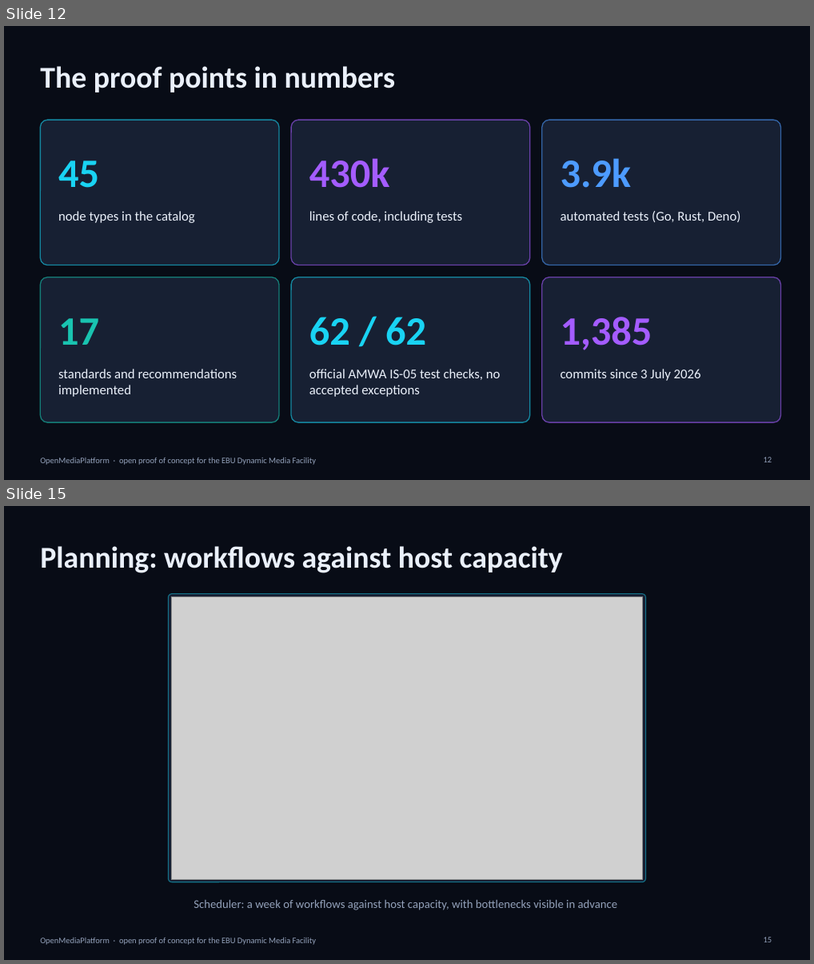
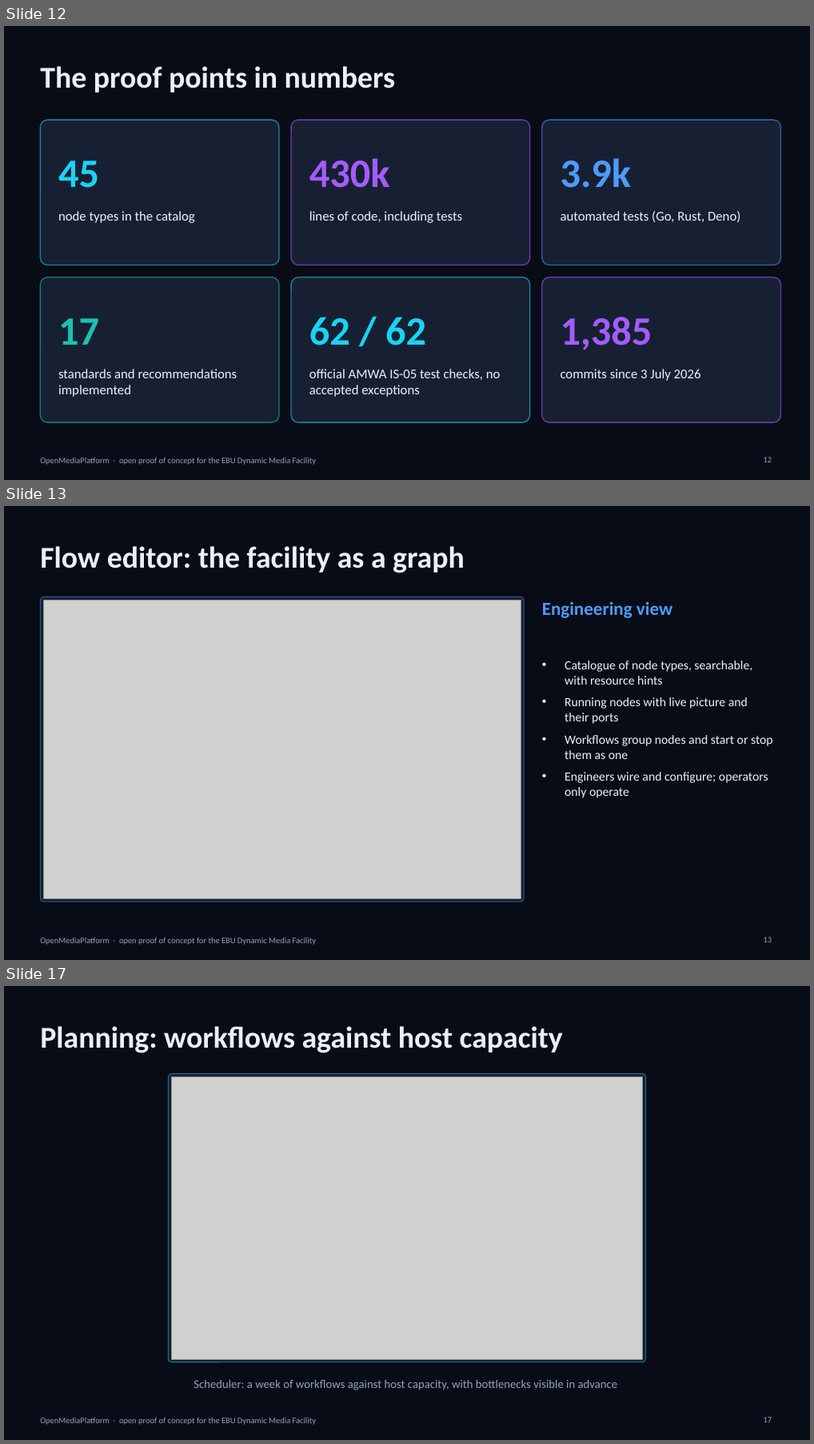
Before and after one commit to infantilo/open-media-platform, a slide deck: docs/ebu-diagrams/OMP-EBU-Presentation.pptx. Shown one above the other, each under a label of ours: slides 12 and 15 before the commit, slides 12, 13 and 17 after it; the slides between them are not shown. The pictures are 814x964 and 814x1444 pixels, drawn with LibreOffice and Linux fonts; fonts in the diff are those of the drawing; grey boxes stand for pictures. Boxes give left, top, right and bottom in pixels: in the first picture for what was removed or moved away, otherwise in the second. Text is boxed around its words. In the diff, an @@ line names an element or a change of style, - is before the commit and + after.

```diff
--- a/docs/ebu-diagrams/OMP-EBU-Presentation.pptx
+++ b/docs/ebu-diagrams/OMP-EBU-Presentation.pptx
@@ slide 13 added at (4,506,810,960), background #080C16; not listed: 1 template element that a slide beside it also shows @@
@@ title added at (40,546,465,573), 36 pt, text #EAF0FA, bold @@
+Flow editor: the facility as a graph
@@ rounded rectangle added at (40,596,524,902), fill #172033, outline #4D9BFF 1 pt @@
@@ picture added at (43,600,522,899) @@
@@ text added at (542,602,673,618), 22 pt, text #4D9BFF, bold @@
+Engineering view
@@ text added at (565,660,774,798), 15 pt, text #EAF0FA @@
+• Catalogue of node types, searchable, with resource hints
+• Running nodes with live picture and their ports
+• Workflows group nodes and start or stop them as one
+• Engineers wire and configure; operators only operate
@@ page number added at (764,936,773,942), 10 pt, text #93A1BA @@
+13
@@ what was slide 15 is now slide 17 @@
@@ page number at (764,1416,773,1422): text changed @@
-15
+17
```
Also in this commit, not shown: 3 slides changed, 1 other slide added, 1 other file.
